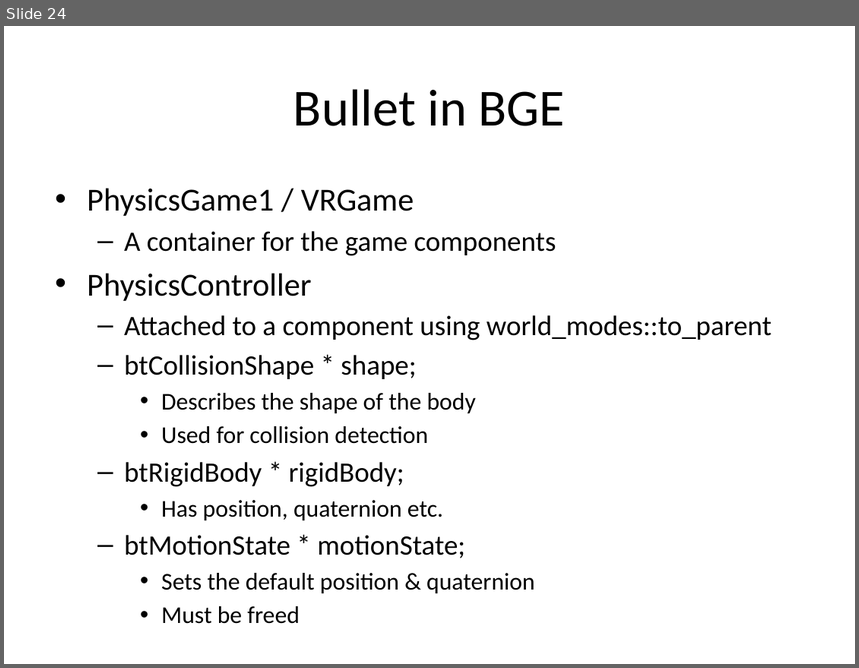
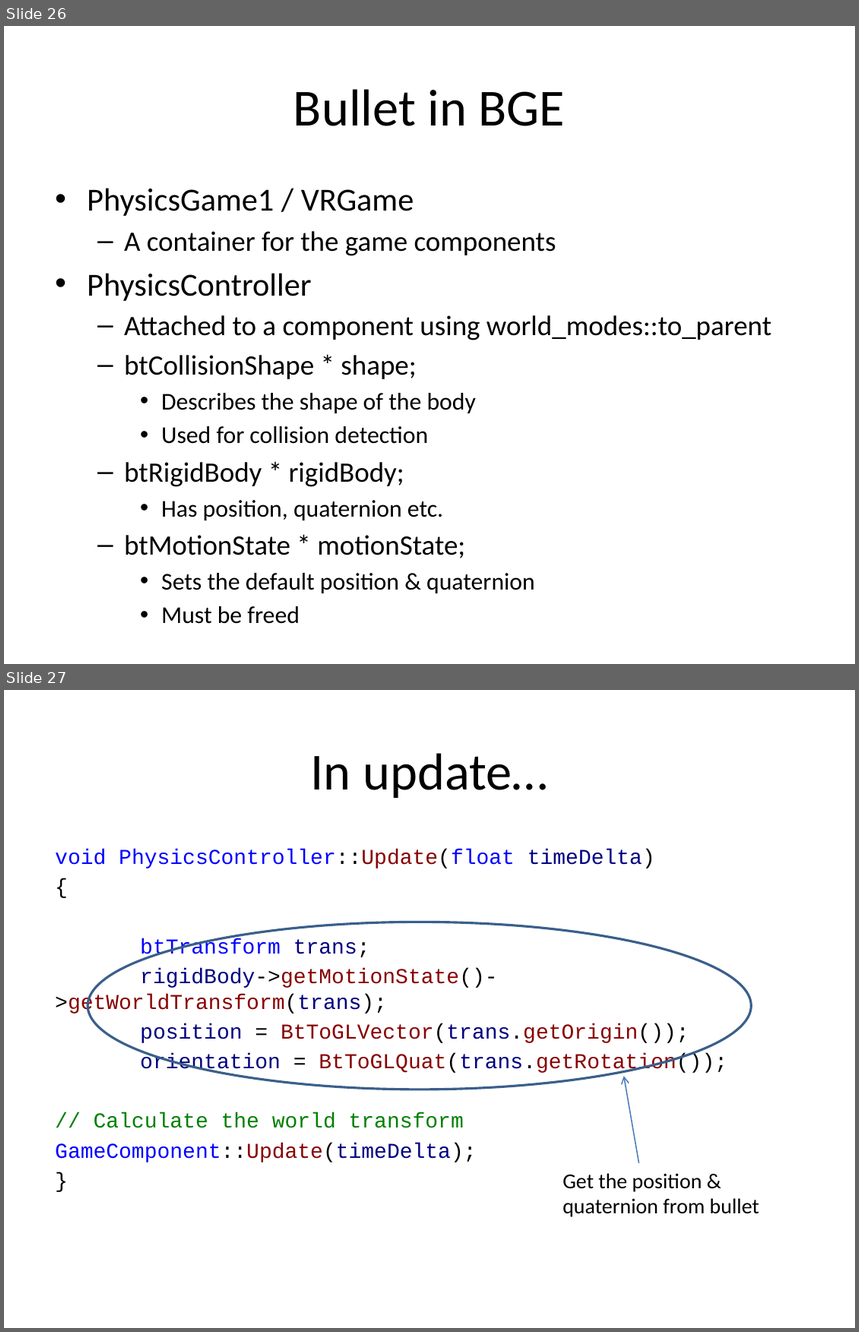
Before and after one commit to skooter500/BGE-V1, a slide deck: Lectures/Game Engines 8.pptx. Shown one above the other, each under a label of ours: slide 24 before the commit, slides 26 and 27 after it. The pictures are 859x668 and 859x1332 pixels, drawn with LibreOffice and Linux fonts; fonts in the diff are those of the drawing; background and template pictures are left out. Boxes give left, top, right and bottom in pixels: in the first picture for what was removed or moved away, otherwise in the second. Text is boxed around its words. In the diff, an @@ line names an element or a change of style, - is before the commit and + after.

```diff
--- a/Lectures/Game Engines 8.pptx
+++ b/Lectures/Game Engines 8.pptx
@@ slide 27 added at (4,690,855,1328), background #FFFFFF @@
@@ title added at (311,753,547,798), 44 pt, text #000000 @@
+In update…
@@ text added at (55,849,728,1163), 18 pt, text #880000 @@
+void PhysicsController::Update(float timeDelta)
+{
+btTransform trans;
+rigidBody->getMotionState()->getWorldTransform(trans);
+position = BtToGLVector(trans.getOrigin());
+orientation = BtToGLQuat(trans.getRotation());
+// Calculate the world transform
+GameComponent::Update(timeDelta);
+}
@@ ellipse added at (88,923,751,1090), outline #3A5F8C 2 pt @@
@@ arrow added from (639, 1163) to (623, 1076), #4B7EBC 1 pt @@
@@ text added at (563,1173,759,1217), 18 pt, text #000000 @@
+Get the position & quaternion from bullet
@@ what was slide 24 is now slide 26 @@
```
Also in this commit, not shown: 4 slides changed, 5 other slides added.
